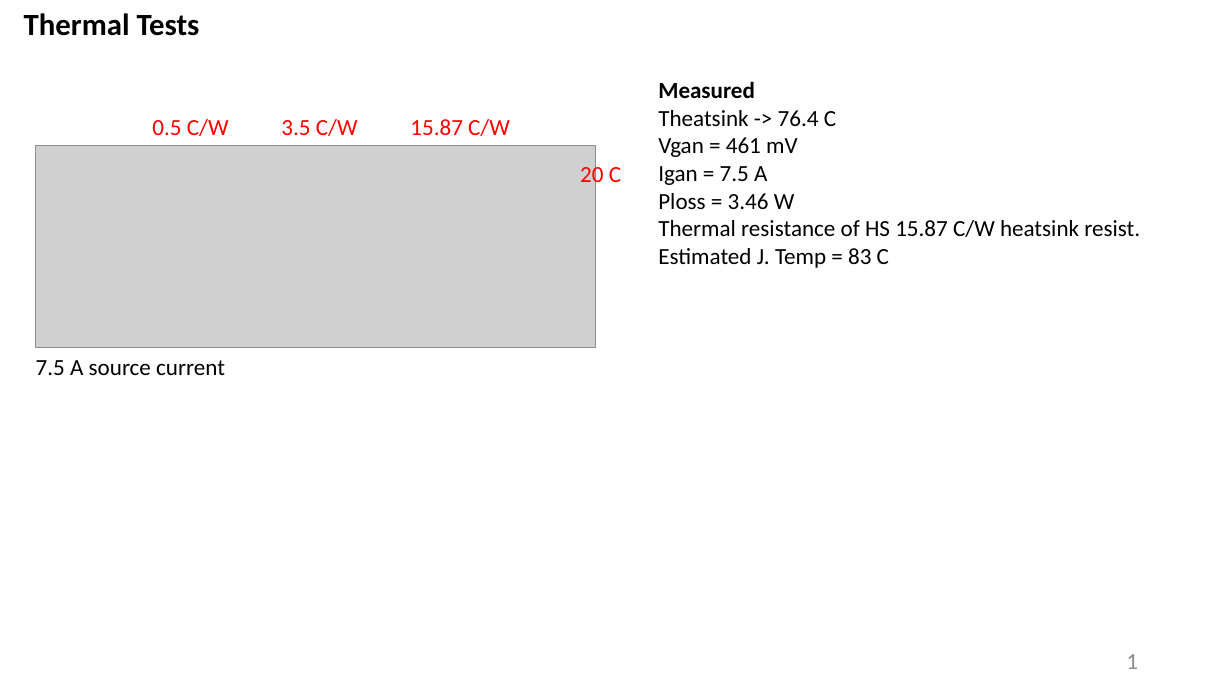
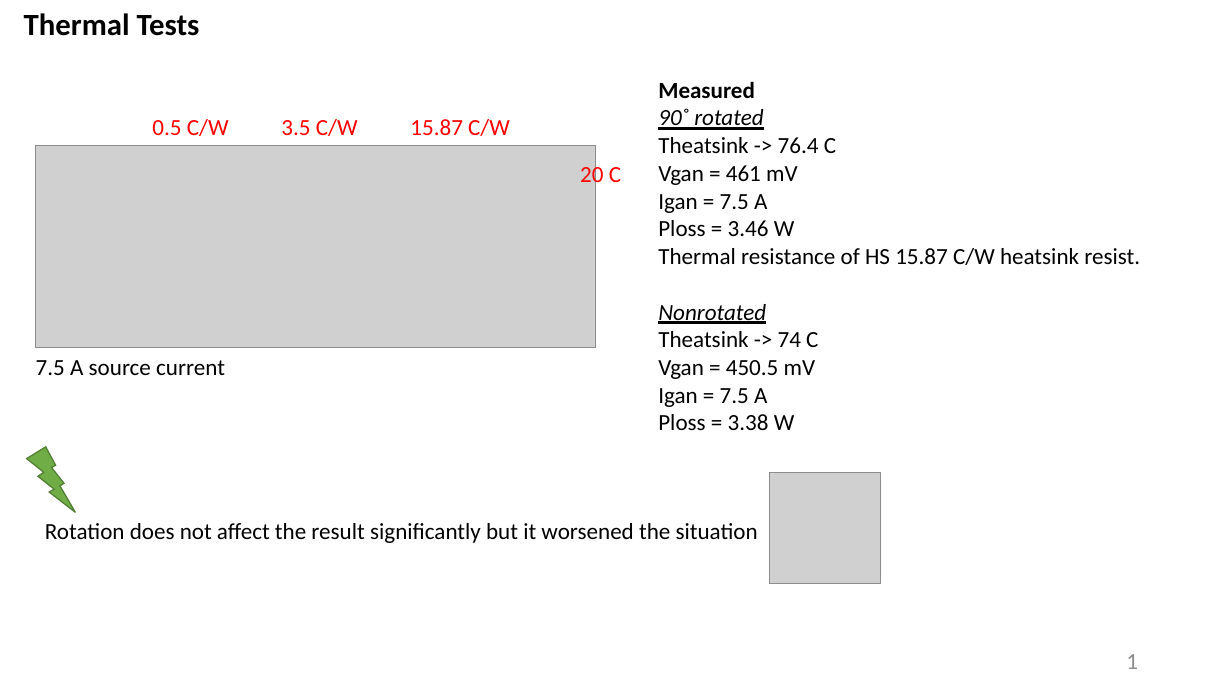
Before and after one commit to furkankarakaya/GaN-Studies, a slide deck: slide 1 of Weekly Reports/2020.01.20 - 2020.01.27.pptx. Drawn at 1232x693 pixels with LibreOffice and Linux fonts; fonts in the diff are those of the drawing; grey boxes stand for pictures. Boxes give left, top, right and bottom in pixels: in the first picture for what was removed or moved away, otherwise in the second. Text is boxed around its words. In the diff, an @@ line names an element or a change of style, - is before the commit and + after.

Commit message:
The results from thermal tests are reported. Based on the results, 10 kW/lt power density is achievable by shortening the longer edge from 134 mm to 125 mm. Thanks to powerful fan selection, there won't be any problem regarding thermal under rated conditions.

```diff
--- a/Weekly Reports/2020.01.20 - 2020.01.27.pptx
+++ b/Weekly Reports/2020.01.20 - 2020.01.27.pptx
@@ text at bbox=[658, 108, 763, 130]: paragraph added @@
+90˚ rotated
@@ text at bbox=[658, 304, 818, 430]: text changed @@
-Estimated J. Temp = 83 C
+Nonrotated
+Theatsink -> 74 C
+Vgan = 450.5 mV
+Igan = 7.5 A
+Ploss = 3.38 W
@@ lightning bolt added at bbox=[27, 447, 76, 513], fill #70AD47, outline #538035 1 pt @@
@@ picture added at bbox=[770, 472, 881, 583] @@
@@ text added at bbox=[45, 523, 758, 543], 18 pt, text #000000 @@
+Rotation does not affect the result significantly but it worsened the situation
```
Also in this commit, not shown: 4 slides added, 3 other files.
